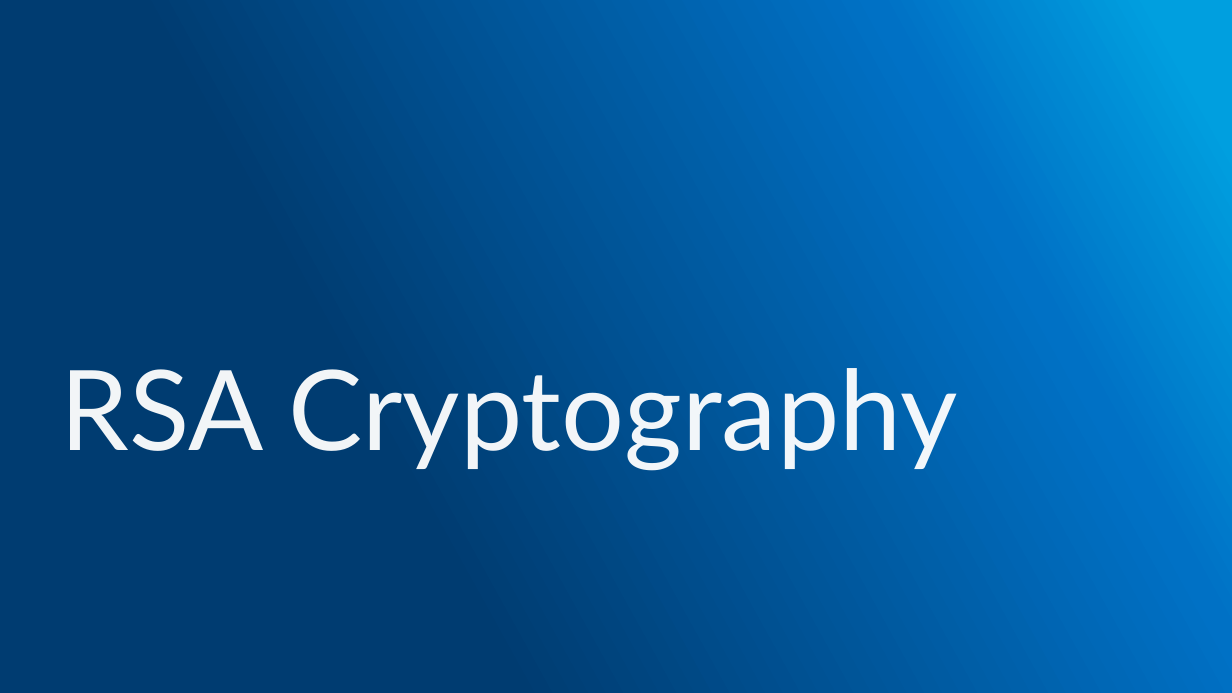
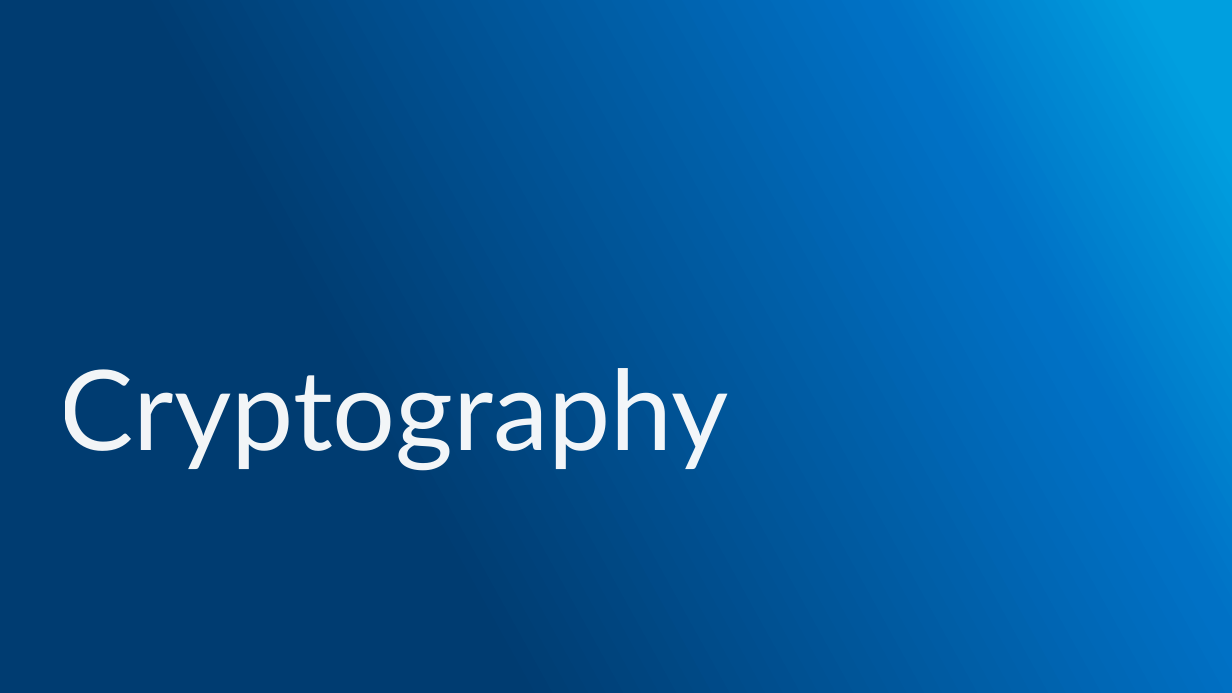
Before and after one commit to applesauce49/lincoln_high, a slide deck: slide 1 of presos/LincolnHighVisit-2019.pptx. Drawn at 1232x693 pixels with LibreOffice and Linux fonts; fonts in the diff are those of the drawing; background and template pictures are left out. Boxes give left, top, right and bottom in pixels: in the first picture for what was removed or moved away, otherwise in the second. Text is boxed around its words. In the diff, an @@ line names an element or a change of style, - is before the commit and + after.

```diff
--- a/presos/LincolnHighVisit-2019.pptx
+++ b/presos/LincolnHighVisit-2019.pptx
@@ title at [60,368,729,471]: text changed @@
-RSA Cryptography
+Cryptography
```
Also in this commit, not shown: 6 other slides changed, 6 slides added.
